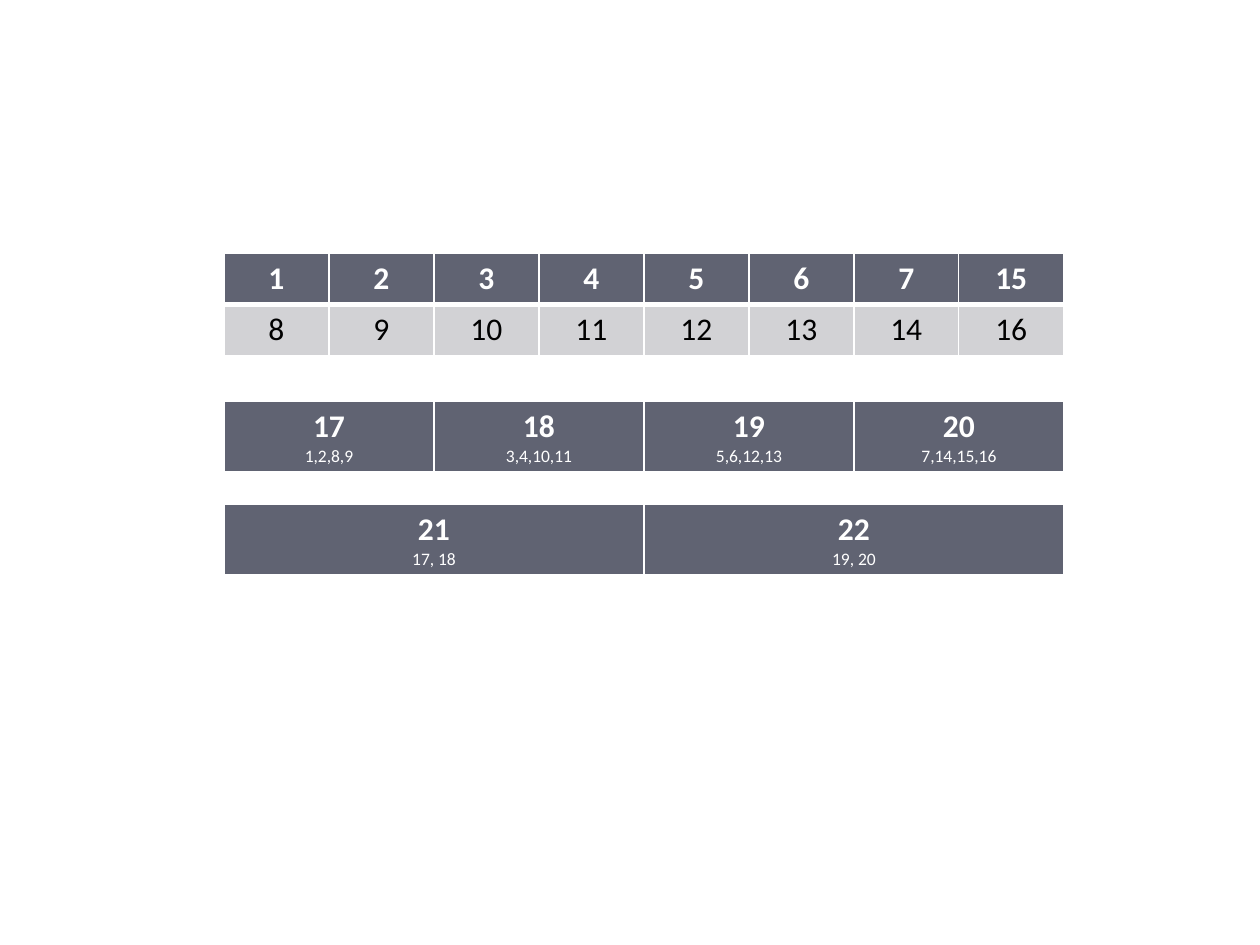
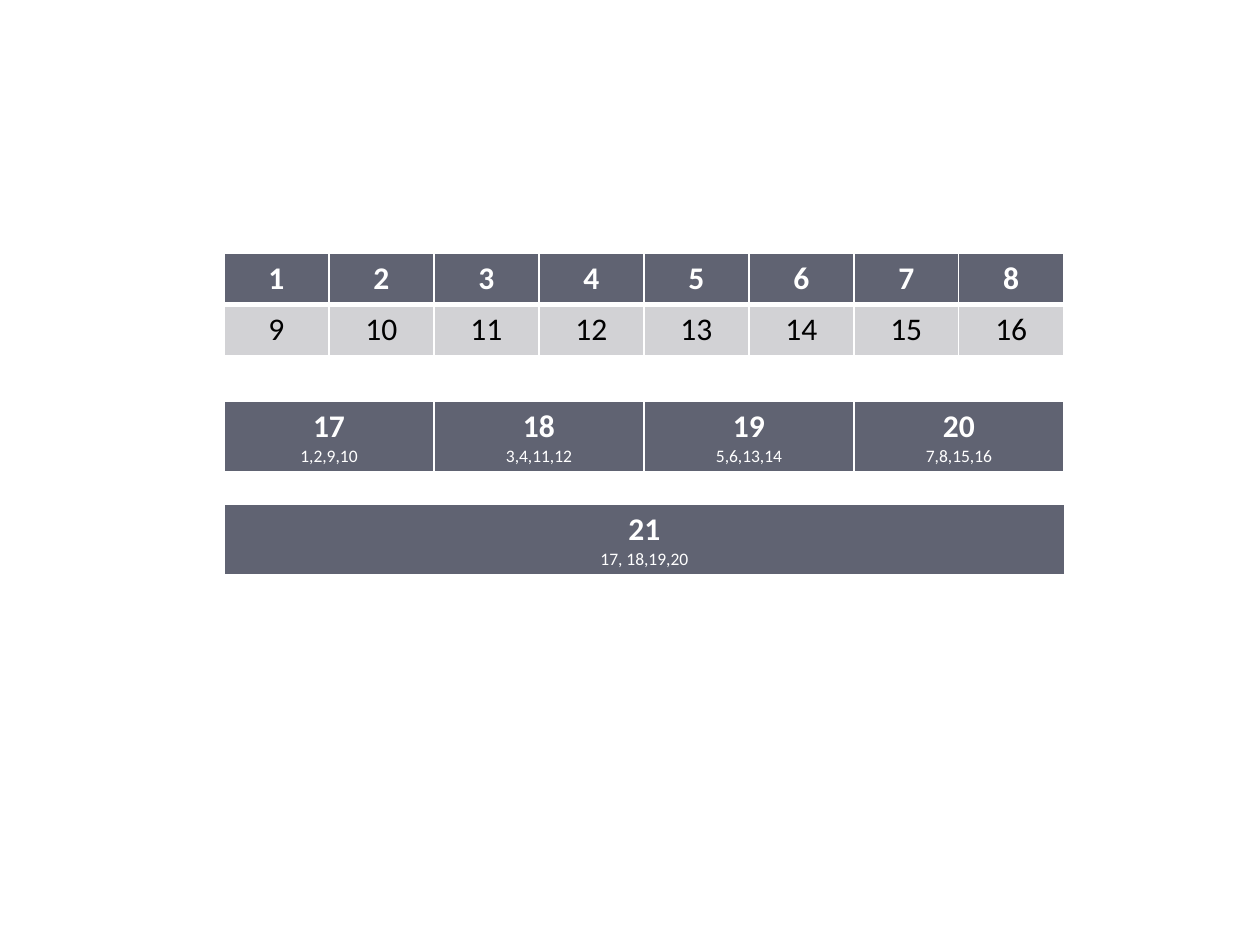
Before and after one commit to Nithanaroy/MastersThesisPaper, a slide deck: slide 4 of graphics/figure_source.pptx. Drawn at 1260x945 pixels with LibreOffice and Linux fonts; fonts in the diff are those of the drawing. Boxes give left, top, right and bottom in pixels: in the first picture for what was removed or moved away, otherwise in the second. Text is boxed around its words. In the diff, an @@ line names an element or a change of style, - is before the commit and + after.

```diff
--- a/graphics/figure_source.pptx
+++ b/graphics/figure_source.pptx
@@ table at <box>224,253,1061,355</box> @@
-row 1, column 8: 15
+row 1, column 8: 8
-row 2: 8 | 9 | 10 | 11 | 12 | 13 | 14 | 16
+row 2: 9 | 10 | 11 | 12 | 13 | 14 | 15 | 16
@@ table at <box>224,401,1066,468</box> @@
-row 1: 17 / 1,2,8,9 | 18 / 3,4,10,11 | 19 / 5,6,12,13 | 20 / 7,14,15,16
+row 1: 17 / 1,2,9,10 | 18 / 3,4,11,12 | 19 / 5,6,13,14 | 20 / 7,8,15,16
@@ table at <box>224,504,1065,571</box> @@
-column 1: 21 / 17, 18
-column 2: 22 / 19, 20
+column 1: 21 / 17, 18,19,20
```
Also in this commit, not shown: 2 other files.
